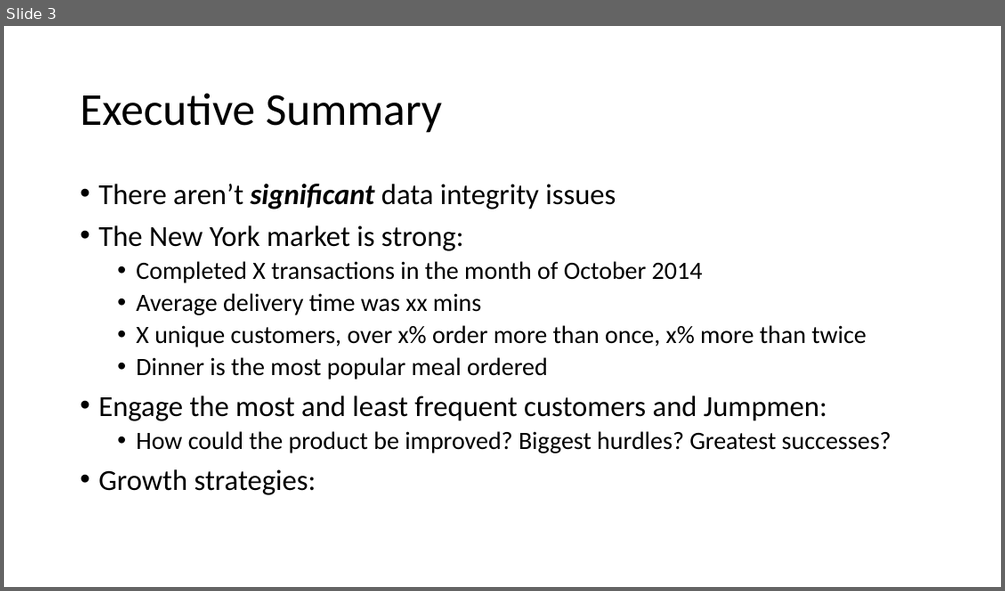
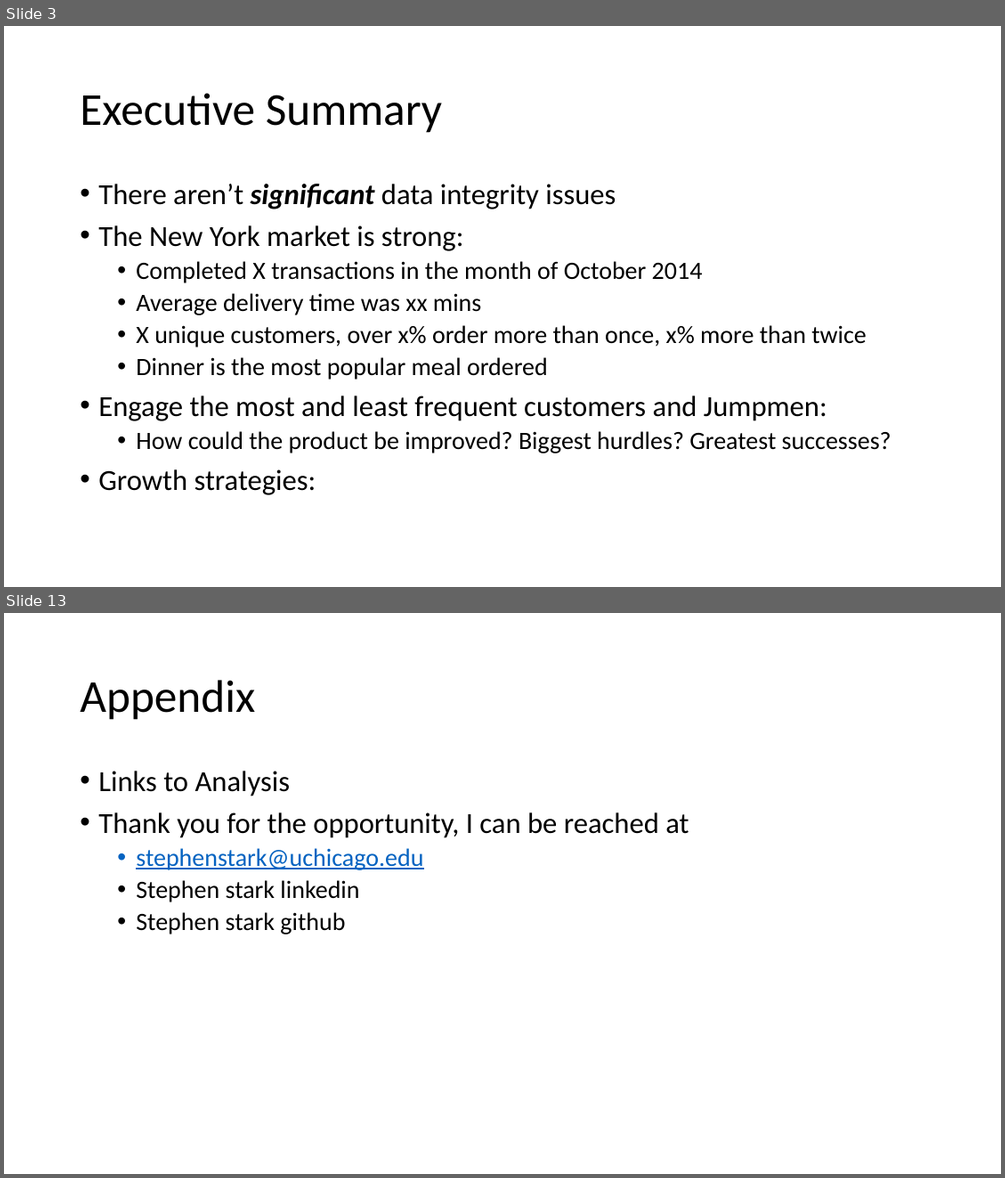
Before and after one commit to sstarkjr/PM_MarketAnalysis, a slide deck: Stephen_Stark_Analysis.pptx. Shown one above the other, each under a label of ours: slide 3 before the commit, slides 3 and 13 after it; the slides between them are not shown. The pictures are 1005x591 and 1005x1178 pixels, drawn with LibreOffice and Linux fonts; fonts in the diff are those of the drawing. Boxes give left, top, right and bottom in pixels: in the first picture for what was removed or moved away, otherwise in the second. Text is boxed around its words. In the diff, an @@ line names an element or a change of style, - is before the commit and + after.

```diff
--- a/Stephen_Stark_Analysis.pptx
+++ b/Stephen_Stark_Analysis.pptx
@@ slide 13 added at box(4, 613, 1001, 1174), background #FFFFFF @@
@@ title added at box(80, 680, 255, 720), 44 pt, text #000000 @@
+Appendix
@@ text added at box(98, 771, 688, 934), 24 pt, text #000000 @@
+• Links to Analysis
+• Thank you for the opportunity, I can be reached at
+  • stephenstark@uchicago.edu
+  • Stephen stark linkedin
+  • Stephen stark github
```
Also in this commit, not shown: 2 slides changed, 3 other slides added, 3 slides removed, 1 other file.
